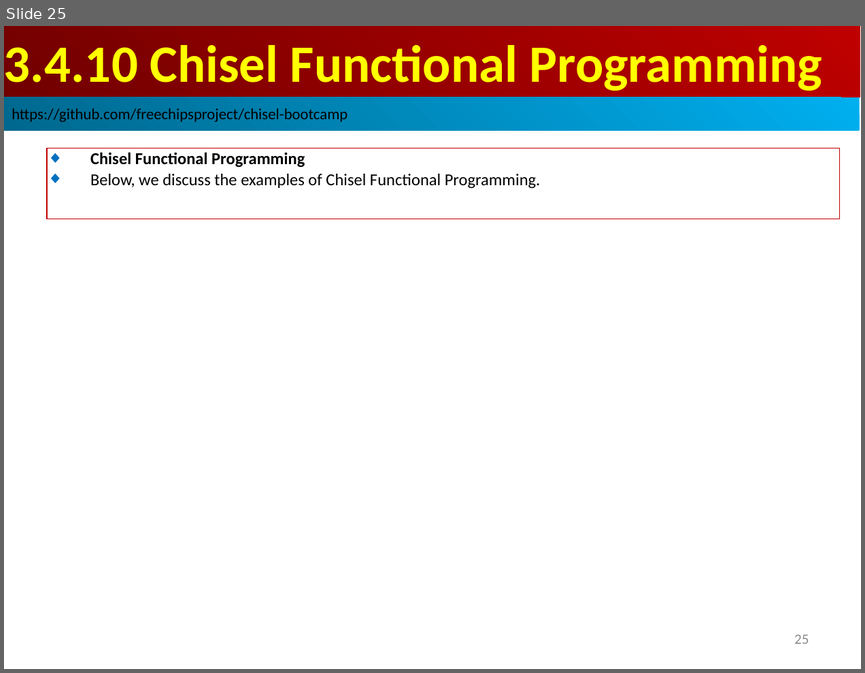
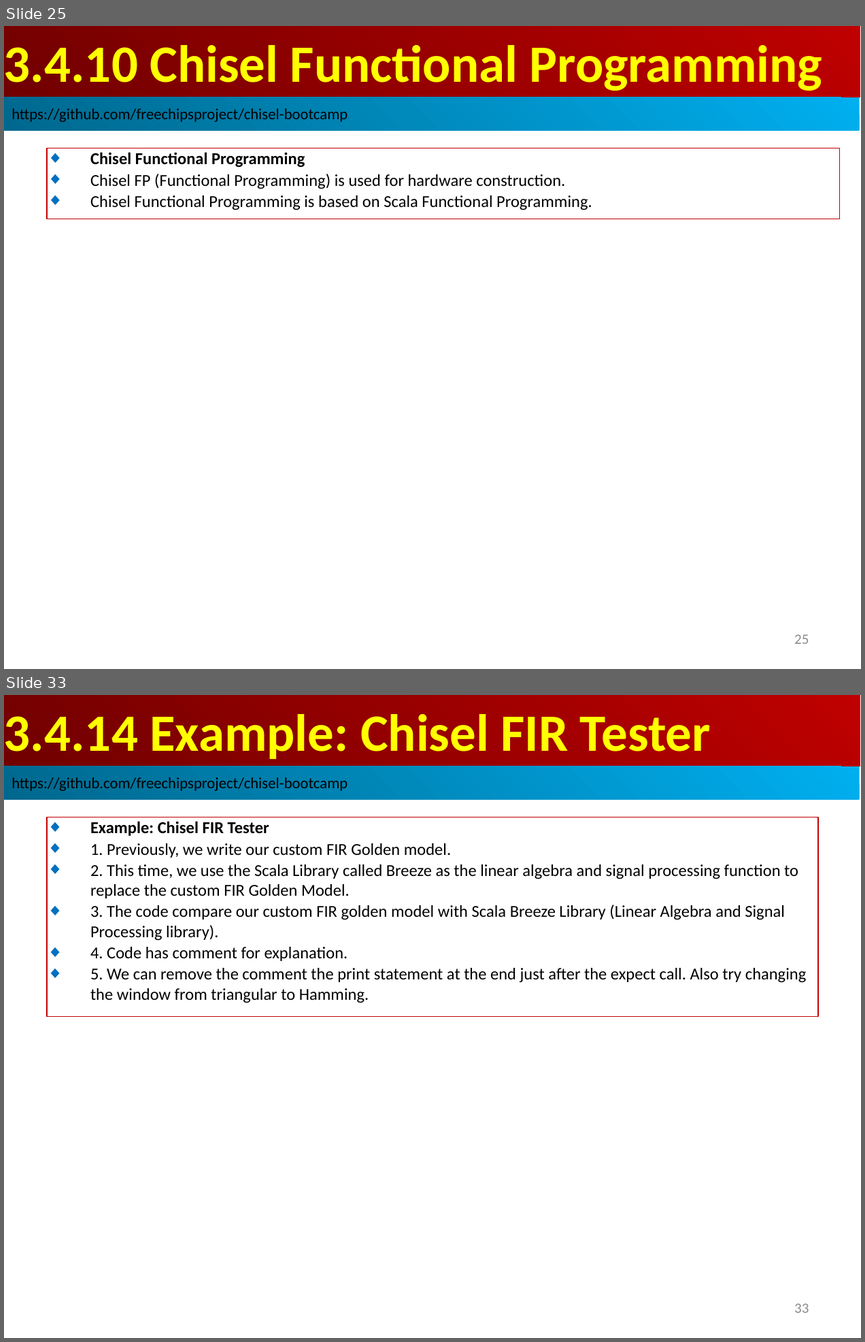
Before and after one commit to peterhchen/AIU_CS800_Chisel, a slide deck: 300_UCB_BC/003.4_FuncProg/000_Video/003.4_FuncProg.ppt. Shown one above the other, each under a label of ours: slide 25 before the commit, slides 25 and 33 after it; the slides between them are not shown. The pictures are 865x673 and 865x1342 pixels, drawn with LibreOffice and Linux fonts; fonts in the diff are those of the drawing. Boxes give left, top, right and bottom in pixels: in the first picture for what was removed or moved away, otherwise in the second. Text is boxed around its words. In the diff, an @@ line names an element or a change of style, - is before the commit and + after.

```diff
--- a/300_UCB_BC/003.4_FuncProg/000_Video/003.4_FuncProg.ppt
+++ b/300_UCB_BC/003.4_FuncProg/000_Video/003.4_FuncProg.ppt
@@ slide 33 added at (x1=4, y1=695, x2=861, y2=1338), background #FFFFFF @@
@@ rectangle added at (x1=4, y1=695, x2=860, y2=766), fill gradient #BF0000 to #710000, 44 pt, text #FFFF00, bold @@
+3.4.14 Example: Chisel FIR Tester
@@ rectangle added at (x1=4, y1=766, x2=859, y2=800), fill gradient #00AFEF to #00688E, 13 pt, text #000000 @@
+https://github.com/freechipsproject/chisel-bootcamp
@@ rectangle added at (x1=47, y1=817, x2=818, y2=1016), outline #C00000 0.74 pt, 14 pt, text #000000 @@
+◆ Example: Chisel FIR Tester
+◆ 1. Previously, we write our custom FIR Golden model.
+◆ 2. This time, we use the Scala Library called Breeze as the linear algebra and signal processing function to replace the custom FIR Golden Model.
+◆ 3. The code compare our custom FIR golden model with Scala Breeze Library (Linear Algebra and Signal Processing library).
+◆ 4. Code has comment for explanation.
+◆ 5. We can remove the comment the print statement at the end just after the expect call. Also try changing the window from triangular to Hamming.
@@ page number added at (x1=794, y1=1303, x2=808, y2=1312), 12 pt, text #8B8B8B @@
+33
@@ slide 25 changed as well @@
@@ text in rectangle at (x1=90, y1=174, x2=592, y2=210): text changed @@
-◆ Below, we discuss the examples of Chisel Functional Programming.
+◆ Chisel FP (Functional Programming) is used for hardware construction.
+◆ Chisel Functional Programming is based on Scala Functional Programming.
```
Also in this commit, not shown: 4 other slides changed, 20 other slides added.
